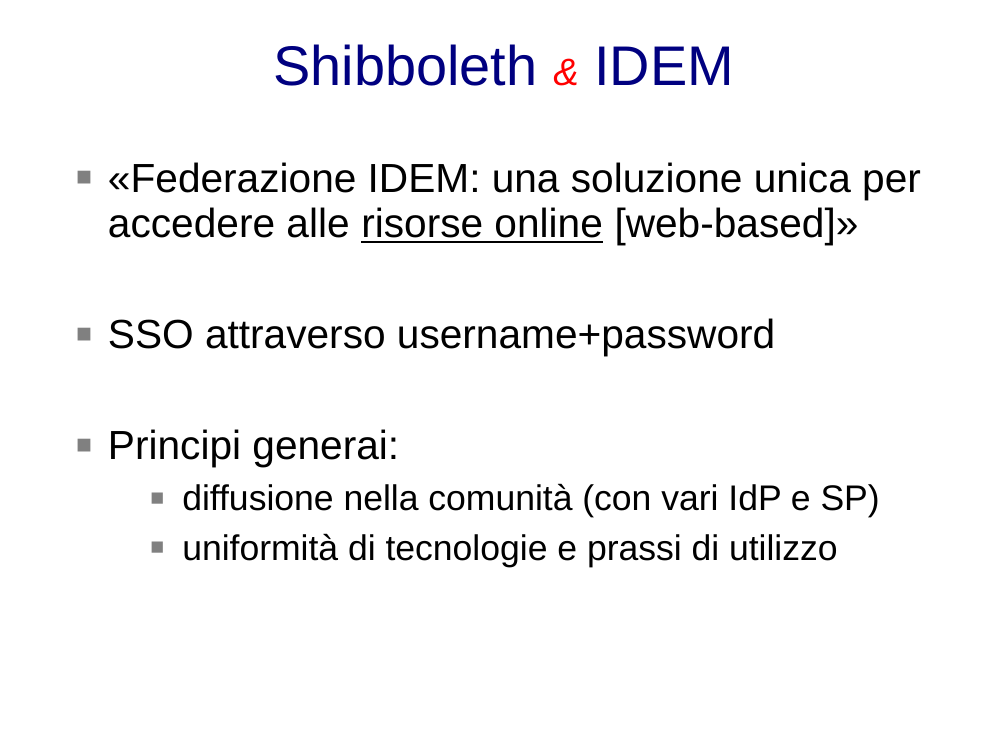
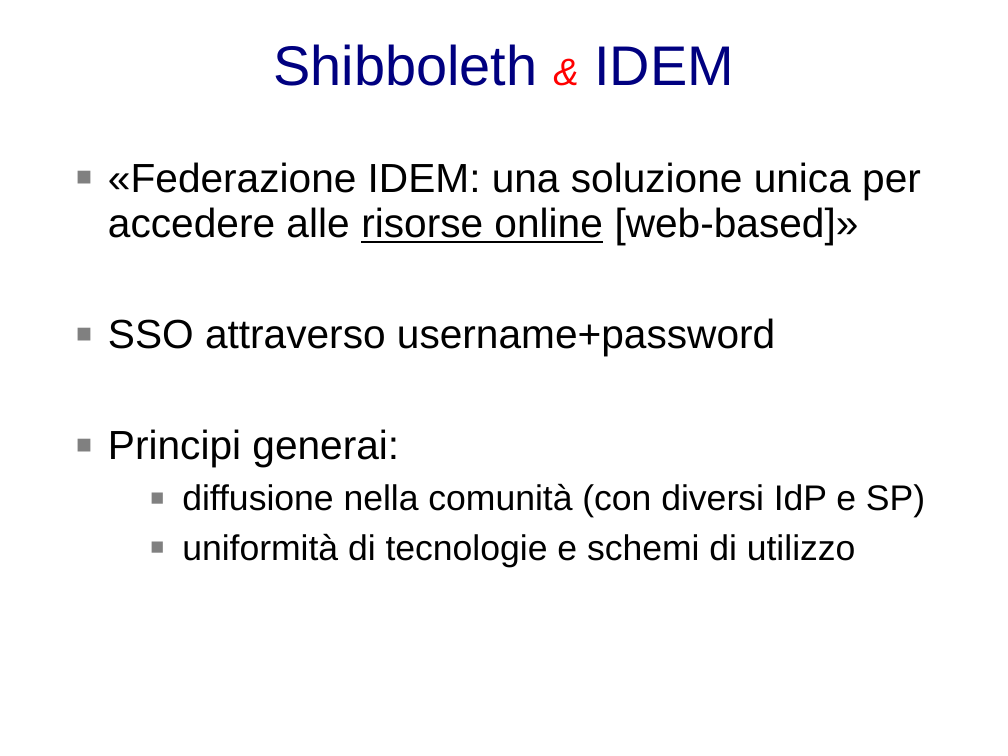
Before and after one commit to biancini/Shibboleth-Authentication, a slide deck: slide 2 of documentation/ShibbolethExtensions.pptx. Drawn at 1008x756 pixels with LibreOffice and Linux fonts; fonts in the diff are those of the drawing; background and template pictures are left out. Boxes give left, top, right and bottom in pixels: in the first picture for what was removed or moved away, otherwise in the second. Text is boxed around its words. In the diff, an @@ line names an element or a change of style, - is before the commit and + after.

```diff
--- a/documentation/ShibbolethExtensions.pptx
+++ b/documentation/ShibbolethExtensions.pptx
@@ text at [182,483,925,567]: text changed @@
-  ■ diffusione nella comunità (con vari IdP e SP)
-  ■ uniformità di tecnologie e prassi di utilizzo
+  ■ diffusione nella comunità (con diversi IdP e SP)
+  ■ uniformità di tecnologie e schemi di utilizzo
```
Also in this commit, not shown: 9 other slides changed.
